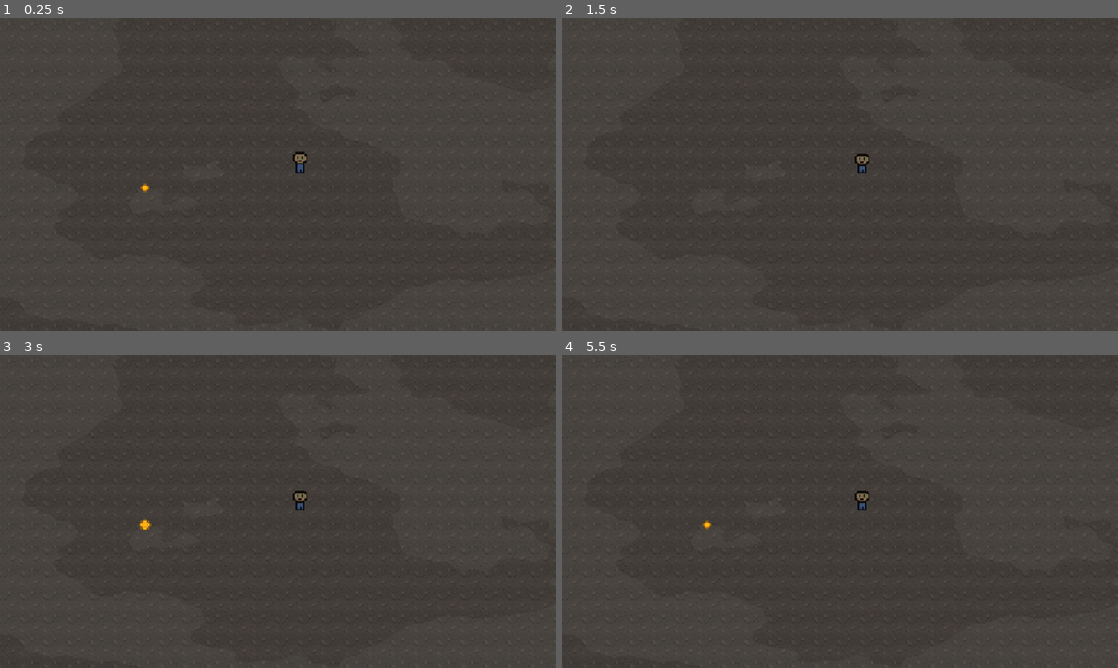
Above: before the commit, frames 1-4 (two rows, left to right).
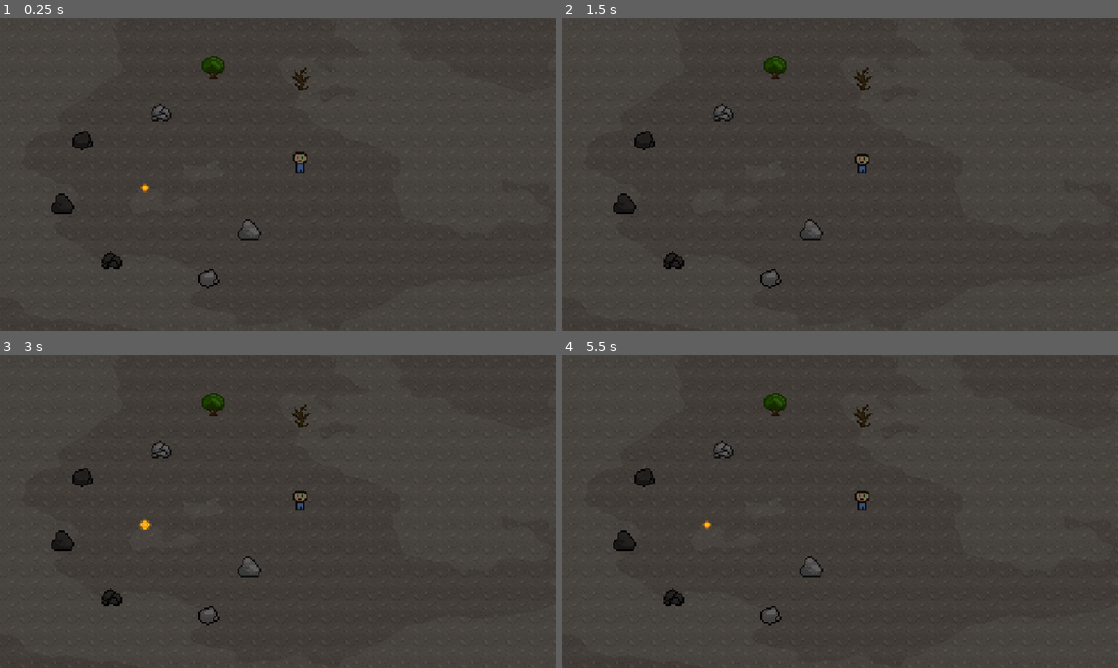
Above: after the commit, the same moments.

Repository: MaxAtoms/fading-life
Game: Godot game, scene res://world/map.tscn
Two runs of this game, one before a commit and one after it. Both use one fixed random seed, a clock stepped at 60 frames per second and the inputs below.
Inputs:
- Up to frame 1 (0.25 s): no input
- Up to frame 2 (1.5 s): no input
- Up to frame 3 (3 s): tap Enter at 2.75 s
- Up to frame 4 (5.5 s): no input

The runs differ from the first frame. In frame 1, 1.1% of the frame differs, in the area x 9-56%, y 12-87%; in frame 2, 1.1%; in frame 3, 1.1%; in frame 4, 1.1%.

Commit message:
new game objects

Diff:
--- /dev/null
+++ b/gameElements/stone_1.tscn
@@ -0,0 +1,16 @@
+[gd_scene load_steps=3 format=3 uid="uid://cxhvbev3iyiup"]
+
+[ext_resource type="Texture2D" uid="uid://dwwwedlkkcd7k" path="res://assets/stone1.png" id="1_n06gq"]
+
+[sub_resource type="CircleShape2D" id="CircleShape2D_8xext"]
+
+[node name="Stone1" type="StaticBody2D"]
+
+[node name="StoneSprite" type="Sprite2D" parent="."]
+texture = ExtResource("1_n06gq")
+
+[node name="StoneCollission" type="CollisionShape2D" parent="."]
+visible = false
+position = Vector2(0, 1)
+scale = Vector2(0.640533, 0.65127)
+shape = SubResource("CircleShape2D_8xext")
--- /dev/null
+++ b/gameElements/stone_2.tscn
@@ -0,0 +1,23 @@
+[gd_scene load_steps=4 format=3 uid="uid://cc2rmcnq1r0nu"]
+
+[ext_resource type="Texture2D" uid="uid://bhtiowp8oyi8j" path="res://assets/stone2.png" id="1_hxib0"]
+
+[sub_resource type="RectangleShape2D" id="RectangleShape2D_ow2d4"]
+
+[sub_resource type="CircleShape2D" id="CircleShape2D_xvpae"]
+
+[node name="Stone2" type="StaticBody2D"]
+
+[node name="StoneSprite" type="Sprite2D" parent="."]
+texture = ExtResource("1_hxib0")
+
+[node name="StoneCollission" type="CollisionShape2D" parent="."]
+visible = false
+position = Vector2(0, 3)
+scale = Vector2(-0.804566, 0.346805)
+shape = SubResource("RectangleShape2D_ow2d4")
+
+[node name="StoneCollission2" type="CollisionShape2D" parent="."]
+visible = false
+scale = Vector2(0.696541, 0.65142)
+shape = SubResource("CircleShape2D_xvpae")
--- /dev/null
+++ b/gameElements/stone_3.tscn
@@ -0,0 +1,16 @@
+[gd_scene load_steps=3 format=3 uid="uid://cvwh3ajrewel4"]
+
+[ext_resource type="Texture2D" uid="uid://u64ehlm3idww" path="res://assets/stone3.png" id="1_g6g35"]
+
+[sub_resource type="CircleShape2D" id="CircleShape2D_ioigg"]
+
+[node name="Stone3" type="StaticBody2D"]
+
+[node name="StoneSprite" type="Sprite2D" parent="."]
+texture = ExtResource("1_g6g35")
+
+[node name="StoneCollission" type="CollisionShape2D" parent="."]
+visible = false
+position = Vector2(0, 1)
+scale = Vector2(0.686043, -0.652573)
+shape = SubResource("CircleShape2D_ioigg")
--- /dev/null
+++ b/gameElements/stone_light_1.tscn
@@ -0,0 +1,15 @@
+[gd_scene load_steps=3 format=3 uid="uid://b03rq3s804drh"]
+
+[ext_resource type="Texture2D" uid="uid://bp5t5og4aa7y7" path="res://assets/stone1_light.png" id="1_avbdn"]
+
+[sub_resource type="CircleShape2D" id="CircleShape2D_4hel7"]
+radius = 6.0
+
+[node name="StoneLight1" type="StaticBody2D"]
+
+[node name="StoneLightSprite" type="Sprite2D" parent="."]
+texture = ExtResource("1_avbdn")
+
+[node name="StoneLightCollission" type="CollisionShape2D" parent="."]
+visible = false
+shape = SubResource("CircleShape2D_4hel7")
--- /dev/null
+++ b/gameElements/stone_light_2.tscn
@@ -0,0 +1,24 @@
+[gd_scene load_steps=4 format=3 uid="uid://uie8uhgd5ag0"]
+
+[ext_resource type="Texture2D" uid="uid://baunf761js2o8" path="res://assets/stone2_light.png" id="1_g216e"]
+
+[sub_resource type="RectangleShape2D" id="RectangleShape2D_mv7r5"]
+size = Vector2(15, 8)
+
+[sub_resource type="CircleShape2D" id="CircleShape2D_bsbxa"]
+
+[node name="StoneLight2" type="StaticBody2D"]
+
+[node name="StoneLightSprite" type="Sprite2D" parent="."]
+texture = ExtResource("1_g216e")
+
+[node name="StoneCollision" type="CollisionShape2D" parent="."]
+visible = false
+position = Vector2(-0.5, 3)
+shape = SubResource("RectangleShape2D_mv7r5")
+
+[node name="StoneCollision2" type="CollisionShape2D" parent="."]
+visible = false
+position = Vector2(0, -1)
+scale = Vector2(0.568096, 0.610244)
+shape = SubResource("CircleShape2D_bsbxa")
--- /dev/null
+++ b/gameElements/stone_light_3.tscn
@@ -0,0 +1,16 @@
+[gd_scene load_steps=3 format=3 uid="uid://8rvf7ev0q3qv"]
+
+[ext_resource type="Texture2D" uid="uid://cb54mumeb2xjy" path="res://assets/stone3_light.png" id="1_6a6h0"]
+
+[sub_resource type="CircleShape2D" id="CircleShape2D_lna07"]
+
+[node name="StoneLight3" type="StaticBody2D"]
+
+[node name="StoneLightSprite" type="Sprite2D" parent="."]
+texture = ExtResource("1_6a6h0")
+
+[node name="StoneLightCollission" type="CollisionShape2D" parent="."]
+visible = false
+position = Vector2(0, 1)
+scale = Vector2(-0.6612, 0.605995)
+shape = SubResource("CircleShape2D_lna07")
--- /dev/null
+++ b/gameElements/tree.tscn
@@ -0,0 +1,15 @@
+[gd_scene load_steps=3 format=3 uid="uid://cc7mqkvromcl5"]
+
+[ext_resource type="Texture2D" uid="uid://nmjnq1q5gnus" path="res://assets/tree_alive.png" id="1_b4oo5"]
+
+[sub_resource type="CapsuleShape2D" id="CapsuleShape2D_rlxei"]
+
+[node name="Tree" type="StaticBody2D"]
+
+[node name="TreeSprite" type="Sprite2D" parent="."]
+texture = ExtResource("1_b4oo5")
+
+[node name="TreeCollission" type="CollisionShape2D" parent="."]
+visible = false
+scale = Vector2(0.786903, 0.522961)
+shape = SubResource("CapsuleShape2D_rlxei")
--- /dev/null
+++ b/gameElements/tree_dead.tscn
@@ -0,0 +1,16 @@
+[gd_scene load_steps=3 format=3 uid="uid://75x2v354no6u"]
+
+[ext_resource type="Texture2D" uid="uid://b6umq6ingplf7" path="res://assets/tree_dead.png" id="1_w1vcp"]
+
+[sub_resource type="CapsuleShape2D" id="CapsuleShape2D_brvp5"]
+
+[node name="TreeDead" type="StaticBody2D"]
+
+[node name="TreeDeadSprite" type="Sprite2D" parent="."]
+texture = ExtResource("1_w1vcp")
+
+[node name="TreeDeadCollission" type="CollisionShape2D" parent="."]
+visible = false
+position = Vector2(-1, 0)
+scale = Vector2(0.583886, 0.551519)
+shape = SubResource("CapsuleShape2D_brvp5")
--- a/player/Player.tscn
+++ b/player/Player.tscn
@@ -305,10 +305,6 @@
 [node name="Player" type="CharacterBody2D"]
 script = SubResource("GDScript_kpjcp")
 
-[node name="PlayerSprite" type="Sprite2D" parent="."]
-z_index = 1
-texture_filter = 1
-
 [node name="PlayerCollisionShape" type="CollisionShape2D" parent="."]
 shape = SubResource("CapsuleShape2D_u8vxv")
 
--- a/world/map.tscn
+++ b/world/map.tscn
@@ -1,6 +1,5 @@
-[gd_scene load_steps=19 format=4 uid="uid://btxopix0urky7"]
+[gd_scene load_steps=26 format=4 uid="uid://btxopix0urky7"]
 
-[ext_resource type="Texture2D" uid="uid://cqcne212u6vhs" path="res://world/grey.png" id="2_bxc27"]
 [ext_resource type="PackedScene" uid="uid://dtrtqnb5du6sc" path="res://player/Player.tscn" id="2_uvqf1"]
 [ext_resource type="PackedScene" uid="uid://n6ve6fmnboc1" path="res://gameElements/life_orb.tscn" id="3_bxc27"]
 [ext_resource type="Texture2D" uid="uid://dsq1gc40a1bgs" path="res://gameElements/life_zone.png" id="4_g2t10"]
@@ -8,6 +7,14 @@
 [ext_resource type="Texture2D" uid="uid://tw6kwtp6usq7" path="res://assets/wasteland.png" id="6_qyd10"]
 [ext_resource type="Shader" uid="uid://ckxxo3vuop3u3" path="res://world/noise.tres" id="7_gfy5m"]
 [ext_resource type="AudioStream" uid="uid://26aunak4nbeu" path="res://assets/Dawn - slow - scary.mp3" id="8_4t333"]
+[ext_resource type="PackedScene" uid="uid://cxhvbev3iyiup" path="res://gameElements/stone_1.tscn" id="8_28vak"]
+[ext_resource type="PackedScene" uid="uid://cc2rmcnq1r0nu" path="res://gameElements/stone_2.tscn" id="9_4pkq1"]
+[ext_resource type="PackedScene" uid="uid://cvwh3ajrewel4" path="res://gameElements/stone_3.tscn" id="10_d83ck"]
+[ext_resource type="PackedScene" uid="uid://b03rq3s804drh" path="res://gameElements/stone_light_1.tscn" id="11_wq5fo"]
+[ext_resource type="PackedScene" uid="uid://uie8uhgd5ag0" path="res://gameElements/stone_light_2.tscn" id="12_gfcc3"]
+[ext_resource type="PackedScene" uid="uid://8rvf7ev0q3qv" path="res://gameElements/stone_light_3.tscn" id="13_o88cg"]
+[ext_resource type="PackedScene" uid="uid://cc7mqkvromcl5" path="res://gameElements/tree.tscn" id="14_ubff6"]
+[ext_resource type="PackedScene" uid="uid://75x2v354no6u" path="res://gameElements/tree_dead.tscn" id="15_71ikv"]
 
 [sub_resource type="Gradient" id="Gradient_4t333"]
 colors = PackedColorArray(1, 1, 1, 1, 0, 0, 0, 1)
@@ -53,11 +60,6 @@
 
 [node name="Map" type="Node2D"]
 
-[node name="Background" type="Sprite2D" parent="."]
-visible = false
-position = Vector2(551, 540)
-texture = ExtResource("2_bxc27")
-
 [node name="Player" parent="." instance=ExtResource("2_uvqf1")]
 position = Vector2(597, 280)
 
@@ -96,3 +98,27 @@
 [node name="CanvasModulate" type="CanvasModulate" parent="."]
 position = Vector2(-1, 0)
 color = Color(0.552956, 0.552956, 0.552956, 1)
+
+[node name="Stone1" parent="." instance=ExtResource("8_28vak")]
+position = Vector2(447, 265)
+
+[node name="Stone2" parent="." instance=ExtResource("9_4pkq1")]
+position = Vector2(433, 309)
+
+[node name="Stone3" parent="." instance=ExtResource("10_d83ck")]
+position = Vector2(467, 348)
+
+[node name="StoneLight1" parent="." instance=ExtResource("11_wq5fo")]
+position = Vector2(534, 360)
+
+[node name="StoneLight2" parent="." instance=ExtResource("12_gfcc3")]
+position = Vector2(562, 327)
+
+[node name="StoneLight3" parent="." instance=ExtResource("13_o88cg")]
+position = Vector2(501, 246)
+
+[node name="Tree" parent="." instance=ExtResource("14_ubff6")]
+position = Vector2(537, 215)
+
+[node name="TreeDead" parent="." instance=ExtResource("15_71ikv")]
+position = Vector2(598, 223)
Not shown, added: assets/flower_1.png.import
Not shown, added: assets/flower_2.png.import
Not shown, added: assets/stone1.png.import
Not shown, added: assets/stone1_light.png.import
Not shown, added: assets/stone2.png.import
Not shown, added: assets/stone2_light.png.import
Not shown, added: assets/stone3.png.import
Not shown, added: assets/stone3_light.png.import
Not shown, added: assets/tree_alive.png.import
Not shown, added: assets/tree_dead.png.import
Not shown: 1 places in gameElements/life_orb.tscn that only renumber resources
Not shown: 1 places in player/Player.tscn that only renumber resources
